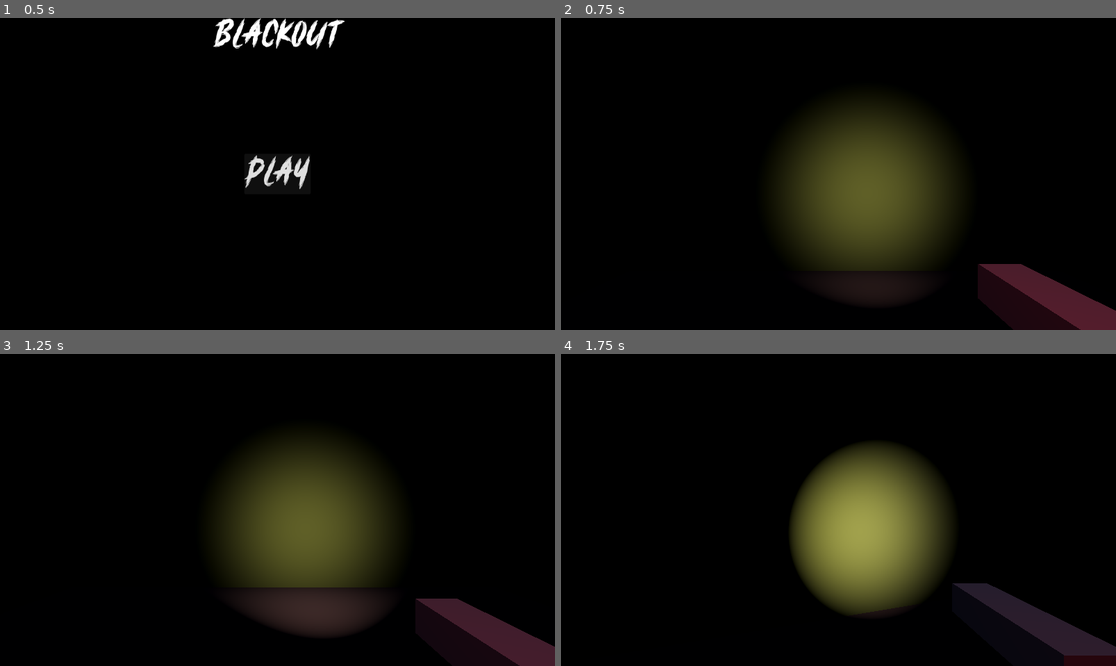
Above: before the commit, frames 1-4 (two rows, left to right).
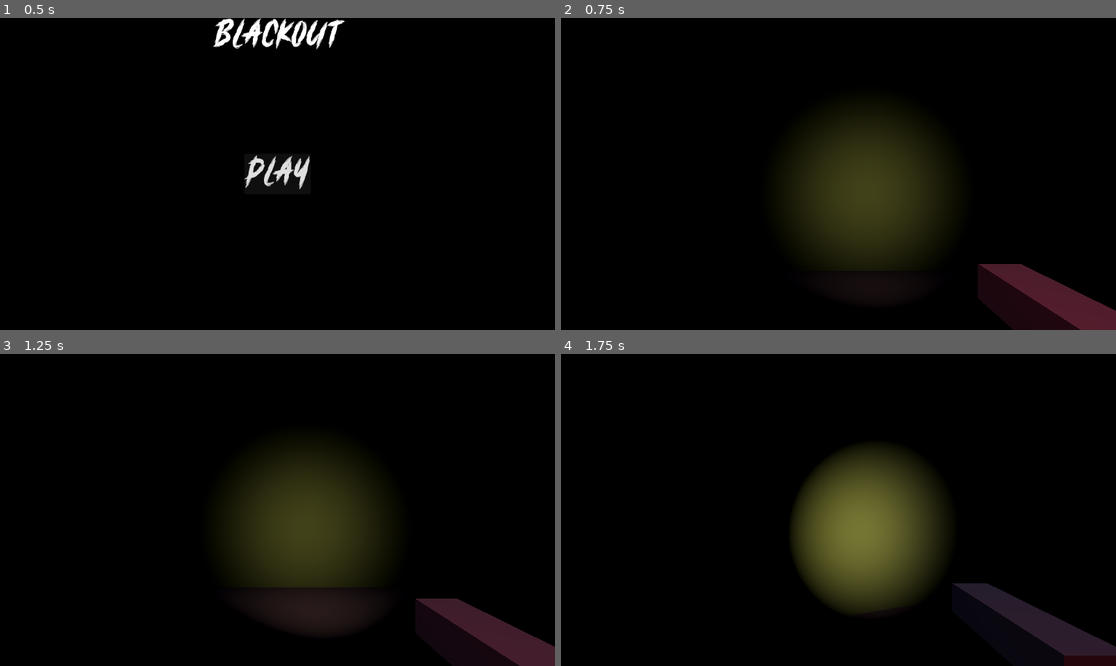
Above: after the commit, the same moments.

Repository: CodeOS99/Blackout
Game: Godot game, scene res://scenes/main_menu.tscn
Same seed, same stepped clock (60 frames per second), same inputs: the game is played once before the commit and once after it.
Inputs (mouse positions are in pixels of both pictures, inside the frame that each line leads up to):
- Up to frame 1 (0.5 s): no input
- Up to frame 2 (0.75 s): click "Play" at 0.5 s
- Up to frame 3 (1.25 s): no input
- Up to frame 4 (1.75 s): tap Enter at 1.25 s; move the mouse to (866, 510) at 1.27 s; hold W (up) from 1.28 s (still down); hold Shift (sprint) from 1.28 s (still down); tap Space (jump) at 1.52 s

Frame 1 is identical in both runs. In frame 2, 3.7% of the frame differs, in the area x 46-64%, y 41-71%; in frame 3, 3.6%; in frame 4, 8.1%, in the area x 43-67%, y 34-80%.

Commit message:
Added one path out of the three. doesn't have any functionality for now

Diff:
--- a/scenes/main_game.tscn
+++ b/scenes/main_game.tscn
@@ -1,6 +1,7 @@
-[gd_scene load_steps=12 format=3 uid="uid://b4lbffa2xhd1l"]
+[gd_scene load_steps=20 format=3 uid="uid://b4lbffa2xhd1l"]
 
 [ext_resource type="PackedScene" uid="uid://dn85pabpofvf6" path="res://scenes/player.tscn" id="1_t0vlm"]
+[ext_resource type="PackedScene" uid="uid://d3cdat5hlunpu" path="res://assets/doors/Door A.fbx" id="3_5xfrt"]
 [ext_resource type="Material" uid="uid://0srlogl3whdu" path="res://assets/materials/wall.tres" id="3_qxcw0"]
 
 [sub_resource type="ProceduralSkyMaterial" id="ProceduralSkyMaterial_0hhfp"]
@@ -34,6 +35,21 @@
 [sub_resource type="ConvexPolygonShape3D" id="ConvexPolygonShape3D_0krn5"]
 points = PackedVector3Array(-12.5, -0.1825, -12.5, -12.5, 0.1825, -12.5, 12.5, -0.1825, -12.5, -12.5, -0.1825, 12.5, -12.5, 0.1825, 12.5, 12.5, 0.1825, -12.5, 12.5, -0.1825, 12.5, 12.5, 0.1825, 12.5)
 
+[sub_resource type="BoxMesh" id="BoxMesh_iwwbf"]
+size = Vector3(18.155, 0.365, 28.325)
+
+[sub_resource type="ConvexPolygonShape3D" id="ConvexPolygonShape3D_e1liu"]
+points = PackedVector3Array(9.0775, 0.1825, 14.1625, 9.0775, -0.1825, 14.1625, 9.0775, 0.1825, -14.1625, -9.0775, 0.1825, 14.1625, -9.0775, -0.1825, 14.1625, 9.0775, -0.1825, -14.1625, -9.0775, 0.1825, -14.1625, -9.0775, -0.1825, -14.1625)
+
+[sub_resource type="BoxMesh" id="BoxMesh_brgri"]
+size = Vector3(1, 13.99, 13.68)
+
+[sub_resource type="BoxMesh" id="BoxMesh_ehts7"]
+size = Vector3(1, 13.99, 8.88)
+
+[sub_resource type="BoxMesh" id="BoxMesh_c5fnm"]
+size = Vector3(1, 3.94, 8.88)
+
 [sub_resource type="BoxMesh" id="BoxMesh_g2gec"]
 size = Vector3(1, 13.99, 27.145)
 
@@ -41,6 +57,15 @@
 size = Vector3(29.325, 1, 27.095)
 
 [sub_resource type="SphereMesh" id="SphereMesh_lni3g"]
+
+[sub_resource type="Curve3D" id="Curve3D_tn4dd"]
+_data = {
+"points": PackedVector3Array(0, 0, 0, 0, 0, 0, 19.2721, -1.46041, -2.64092, -2.53944, 2.13808, 0.106218, 2.53944, -2.13808, -0.106218, 37.8068, -0.364244, -11.1577, 16.956, -5.49031, 9.49161, -16.956, 5.49031, -9.49161, 32, -3, -33, -13.2227, -7.76505, 36.5495, 13.2227, 7.76505, -36.5495, -31.7146, -12.8205, -39.6492, -33.6744, -4.30423, -10.6969, 33.6744, 4.30423, 10.6969, 27.3872, -24.0488, -61.847, 4.95002, -19.7434, 9.10026, -4.95002, 19.7434, -9.10026, 36.8805, -13.2346, -106.105),
+"tilts": PackedFloat32Array(0, 0, 0, 0, 0, 0)
+}
+point_count = 6
+
+[sub_resource type="StandardMaterial3D" id="StandardMaterial3D_uyacc"]
 
 [node name="MainGame" type="Node3D"]
 
@@ -50,6 +75,9 @@
 [node name="DirectionalLight3D" type="DirectionalLight3D" parent="."]
 transform = Transform3D(-0.866025, -0.433013, 0.25, 0, 0.5, 0.866025, -0.5, 0.75, -0.433013, 0, 0, 0)
 shadow_enabled = true
+
+[node name="Door A" parent="." instance=ExtResource("3_5xfrt")]
+transform = Transform3D(-4.37114e-08, 0, 1, 0, 1, 0, -1, 0, -4.37114e-08, 12.9146, 0, -2)
 
 [node name="Floor" type="StaticBody3D" parent="."]
 
@@ -61,6 +89,14 @@
 [node name="CollisionShape3D" type="CollisionShape3D" parent="Floor"]
 shape = SubResource("ConvexPolygonShape3D_0krn5")
 
+[node name="MeshInstance3D2" type="MeshInstance3D" parent="Floor"]
+transform = Transform3D(1, 0, 0, 0, 1, 0, 0, 0, 1, 21.4965, -0.598711, 0)
+mesh = SubResource("BoxMesh_iwwbf")
+
+[node name="CollisionShape3D2" type="CollisionShape3D" parent="Floor"]
+transform = Transform3D(1, 0, 0, 0, 1, 0, 0, 0, 1, 21.4965, -0.598711, 0)
+shape = SubResource("ConvexPolygonShape3D_e1liu")
+
 [node name="Player" parent="." instance=ExtResource("1_t0vlm")]
 transform = Transform3D(1, 0, 0, 0, 1, 0, 0, 0, 1, -0.411505, 3.89696, -0.971097)
 
@@ -70,9 +106,19 @@
 [node name="HouseWall" type="StaticBody3D" parent="."]
 
 [node name="MeshInstance3D" type="MeshInstance3D" parent="HouseWall"]
-transform = Transform3D(1, 0, 0, 0, 1, 0, 0, 0, 1, 12.9351, 6, 0)
+transform = Transform3D(1, 0, 0, 0, 1, 0, 0, 0, 1, 12.9351, 6, 7)
 material_override = ExtResource("3_qxcw0")
-mesh = SubResource("BoxMesh_g2gec")
+mesh = SubResource("BoxMesh_brgri")
+
+[node name="MeshInstance3D6" type="MeshInstance3D" parent="HouseWall"]
+transform = Transform3D(1, 0, 0, 0, 1, 0, 0, 0, 1, 12.9351, 6, -8.77004)
+material_override = ExtResource("3_qxcw0")
+mesh = SubResource("BoxMesh_ehts7")
+
+[node name="MeshInstance3D7" type="MeshInstance3D" parent="HouseWall"]
+transform = Transform3D(1, 0, 0, 0, 1, 0, 0, 0, 1, 12.9351, 11.8169, -1)
+material_override = ExtResource("3_qxcw0")
+mesh = SubResource("BoxMesh_c5fnm")
 
 [node name="MeshInstance3D2" type="MeshInstance3D" parent="HouseWall"]
 transform = Transform3D(1, 0, 0, 0, 1, 0, 0, 0, 1, -12.8671, 6, 0)
@@ -108,4 +154,25 @@
 omni_range = 11.191
 omni_attenuation = 2.0
 
+[node name="Path3D" type="Path3D" parent="."]
+curve = SubResource("Curve3D_tn4dd")
+
+[node name="CSGPolygon3D" type="CSGPolygon3D" parent="."]
+transform = Transform3D(0.898794, 0, -0.438371, 0, 1, 0, 0.438371, 0, 0.898794, 11.9418, 0.673074, -20.2624)
+use_collision = true
+polygon = PackedVector2Array(0, 0, 0, 0.35, 9.695, 0.35, 1, 0)
+mode = 2
+path_node = NodePath("../Path3D")
+path_interval_type = 0
+path_interval = 1.0
+path_simplify_angle = 0.0
+path_rotation = 2
+path_local = false
+path_continuous_u = true
+path_u_distance = 1.0
+path_joined = false
+material = SubResource("StandardMaterial3D_uyacc")
+
+[node name="StaticBody3D" type="StaticBody3D" parent="."]
+
 [editable path="Player"]
--- a/scenes/player.tscn
+++ b/scenes/player.tscn
@@ -32,6 +32,6 @@
 
 [node name="SpotLight3D" type="SpotLight3D" parent="Head/Camera3D/MeshInstance3D2"]
 transform = Transform3D(1, 0, 0, 0, 1, 0, 0, 0, 1, 0, 0, -1.00842)
-light_energy = 32.0
+light_energy = 16.0
 spot_range = 6.19936
 spot_angle = 38.3213
Binary file added: assets/doors/Door A.fbx
Not shown, added: assets/doors/Door A.fbx.import
